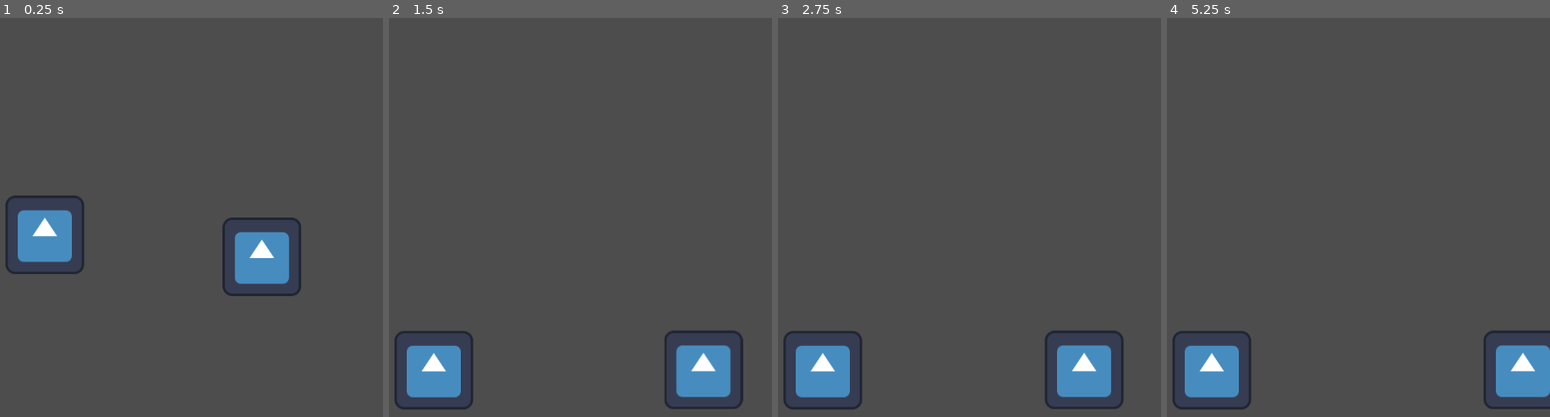
Above: before the commit, frames 1-4 (left to right).
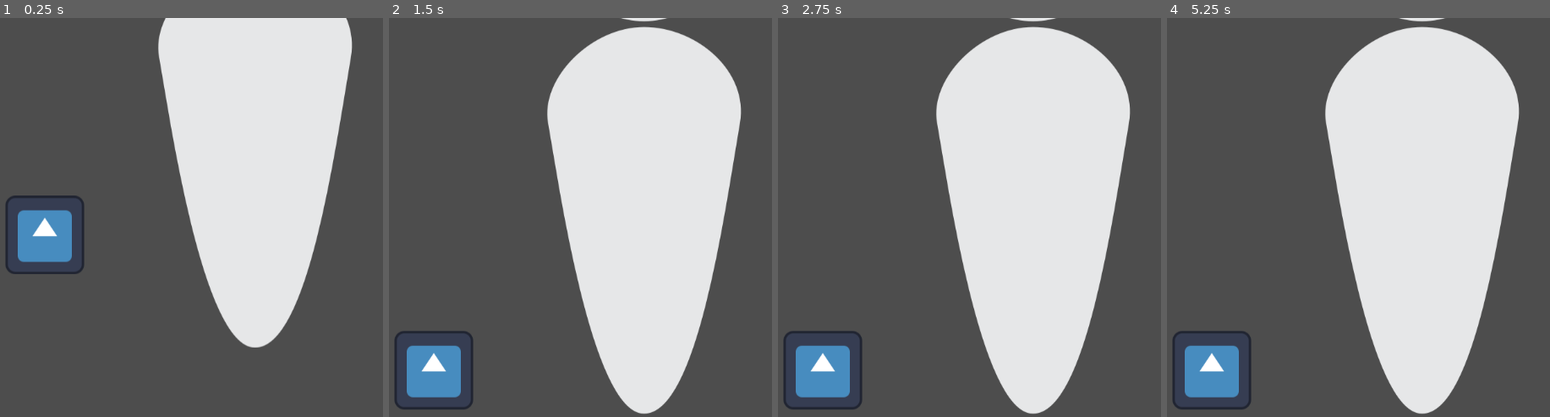
Above: after the commit, the same moments.

Repository: NeonGamerBot-QK/counterspell-boston
Game: Godot game, scene res://node_2d.tscn
Same seed, same stepped clock (60 frames per second), same inputs: the game is played once before the commit and once after it. The engine's default icon, where the game draws it, is replaced by a stand-in: a white triangle on a blue panel in a dark square.
Inputs:
- Up to frame 1 (0.25 s): no input
- Up to frame 2 (1.5 s): tap Enter at 0.5 s; hold D (right) from 0.53 s (still down); tap Space (jump) at 0.77 s
- Up to frame 3 (2.75 s): tap Space (jump) at 1.52 s; release D (right) at 2.03 s; hold A (left) from 2.03 s (still down)
- Up to frame 4 (5.25 s): release A (left) at 2.78 s; hold D (right) 2.78-4.28 s; tap Space (jump) at 3.02, 3.77, 4.52 s; hold A (left) 4.28-5.03 s; hold D (right) from 5.03 s (still down)

The runs differ from the first frame. In frame 1, 30% of the frame differs, in the area x 41-93%, y 0-83%; in frame 2, 37%; in frame 3, 36%; in frame 4, 37%, in the area x 41-100%, y 0-100%.

Commit message:
Added player-model collisions

Diff:
--- a/node_2d.tscn
+++ b/node_2d.tscn
@@ -31,7 +31,7 @@
 shape = SubResource("RectangleShape2D_fslva")
 
 [node name="Player" parent="." instance=ExtResource("3_cxsvd")]
-position = Vector2(353, 4)
+position = Vector2(342, -305)
 
 [node name="HTTPRequest" type="HTTPRequest" parent="."]
 script = ExtResource("4_a61pq")
--- a/player.tscn
+++ b/player.tscn
@@ -1,16 +1,14 @@
-[gd_scene load_steps=4 format=3 uid="uid://b7kjqxjnmrpdc"]
+[gd_scene load_steps=3 format=3 uid="uid://b7kjqxjnmrpdc"]
 
 [ext_resource type="Script" path="res://player.gd" id="1_jt1jr"]
-[ext_resource type="Texture2D" uid="uid://c52haqan85k53" path="res://icon.svg" id="2_k2rqk"]
-
-[sub_resource type="RectangleShape2D" id="RectangleShape2D_7da88"]
-size = Vector2(128, 128)
+[ext_resource type="Texture2D" uid="uid://f7br21y7p3qp" path="res://ASSETS/Trans-Dark.svg" id="2_wpvy1"]
 
 [node name="Player" type="CharacterBody2D"]
 script = ExtResource("1_jt1jr")
 
-[node name="PlayerHitbox" type="CollisionShape2D" parent="."]
-shape = SubResource("RectangleShape2D_7da88")
+[node name="PlayerSprite" type="Sprite2D" parent="."]
+texture = ExtResource("2_wpvy1")
 
-[node name="PlayerSprite" type="Sprite2D" parent="."]
-texture = ExtResource("2_k2rqk")
+[node name="CollisionPolygon2D" type="CollisionPolygon2D" parent="."]
+build_mode = 1
+polygon = PackedVector2Array(158, -23, 159, -61, 147, -93, 127, -120, 107, -139, 91, -149, 69, -160, 46, -169, 27, -173, 25, -183, 40, -186, 61, -194, 82, -207, 99, -222, 118, -245, 130, -271, 139, -306, 140, -341, 130, -376, 106, -413, 78, -436, 46, -453, 18, -460, 1, -461, -22, -460, -49, -452, -73, -439, -98, -420, -116, -398, -130, -370, -138, -344, -140, -325, -139, -300, -134, -278, -128, -261, -119, -244, -109, -229, -95, -214, -79, -202, -57, -189, -33, -182, -20, -181, -20, -173, -35, -171, -49, -166, -67, -159, -84, -148, -106, -132, -121, -117, -134, -105, -144, -90, -151, -77, -157, -60, -162, -41, -160, -22, -156, 2, -148, 53, -108, 262, -96, 304, -81, 349, -68, 385, -48, 422, -36, 440, -22, 452, -7, 460, 6, 460, 23, 453, 41, 437, 59, 407, 73, 376, 93, 322, 117, 220, 156, -1)
Not shown, added: ASSETS/Trans-Dark.svg.import
Not shown, added: ASSETS/Trans-Light.svg.import
